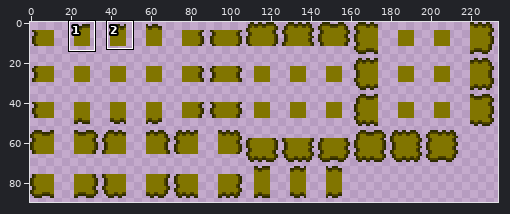
File history of a sprite sheet, Content/Tiles/Walls/IrradiatedRockWall.png. Above: a wide view before the commit, with the close-up outlined.
Close-up. Before:
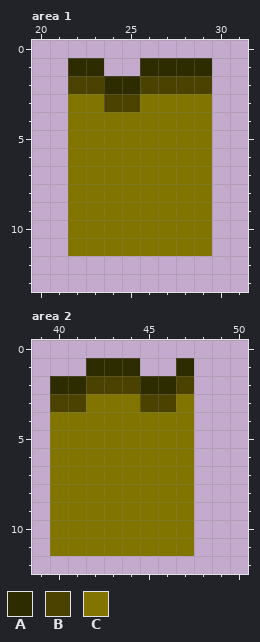
The file is 468x180 pixels, drawn in blocks of 2x2; one block is one cell here. Shown: area 1: x 20..31, y 0..13; area 2: x 39..50, y 0..12. The commit also changed other parts of the picture, which this record leaves out.
Palette (. is transparent): A #2d2b00  B #4c4200  C #817500
Pixels before, area 1, first column x 22:
 1 AA..AAAA
 2 BBAABBBB
 3 CCBBCCCC
 4 CCCCCCCC
 5 CCCCCCCC
 6 CCCCCCCC
 7 CCCCCCCC
 8 CCCCCCCC
 9 CCCCCCCC
10 CCCCCCCC
11 CCCCCCCC
Pixels before, area 2, first column x 40:
 1 ..AAA..A
 2 AABBBAAB
 3 BBCCCBBC
 4 CCCCCCCC
 5 CCCCCCCC
 6 CCCCCCCC
 7 CCCCCCCC
 8 CCCCCCCC
 9 CCCCCCCC
10 CCCCCCCC
11 CCCCCCCC
Once edited:
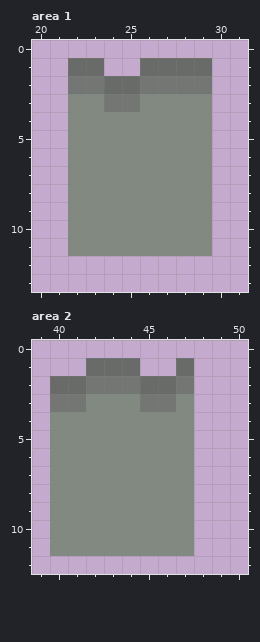
Difference:
colour A: #2d2b00 -> #696b69
colour B: #4c4200 -> #737672
colour C: #817500 -> #828981
Pixel boxes of the changes (left, top, right, bottom) in both close-ups:
changed: (68, 58, 212, 256)
changed: (50, 358, 194, 556)
